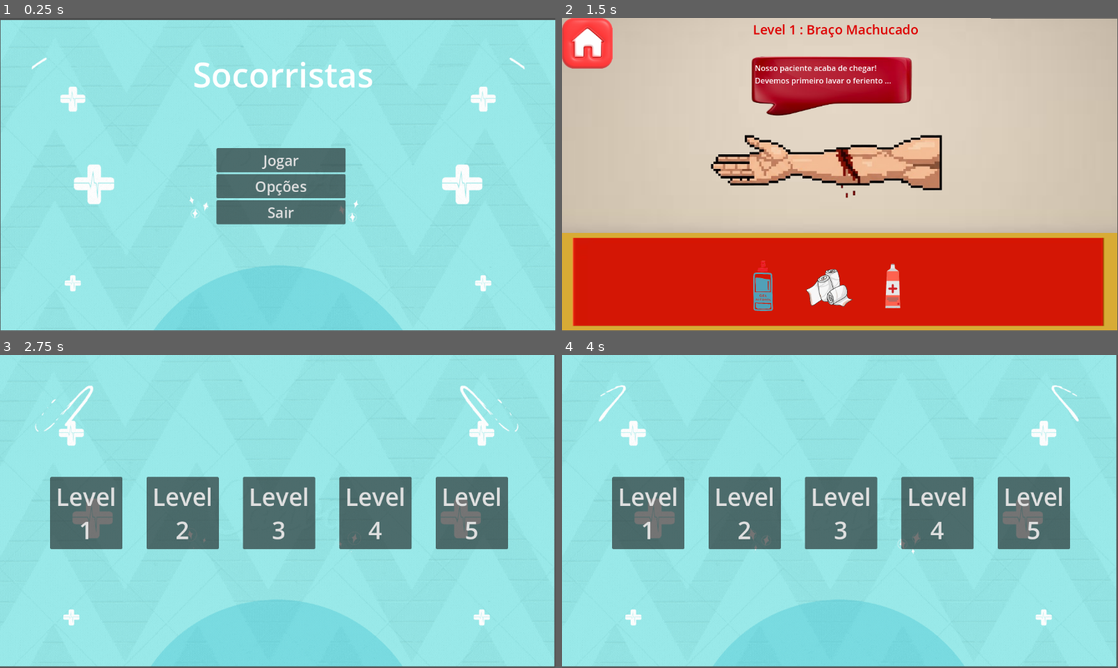
Above: before the commit, frames 1-4 (two rows, left to right).
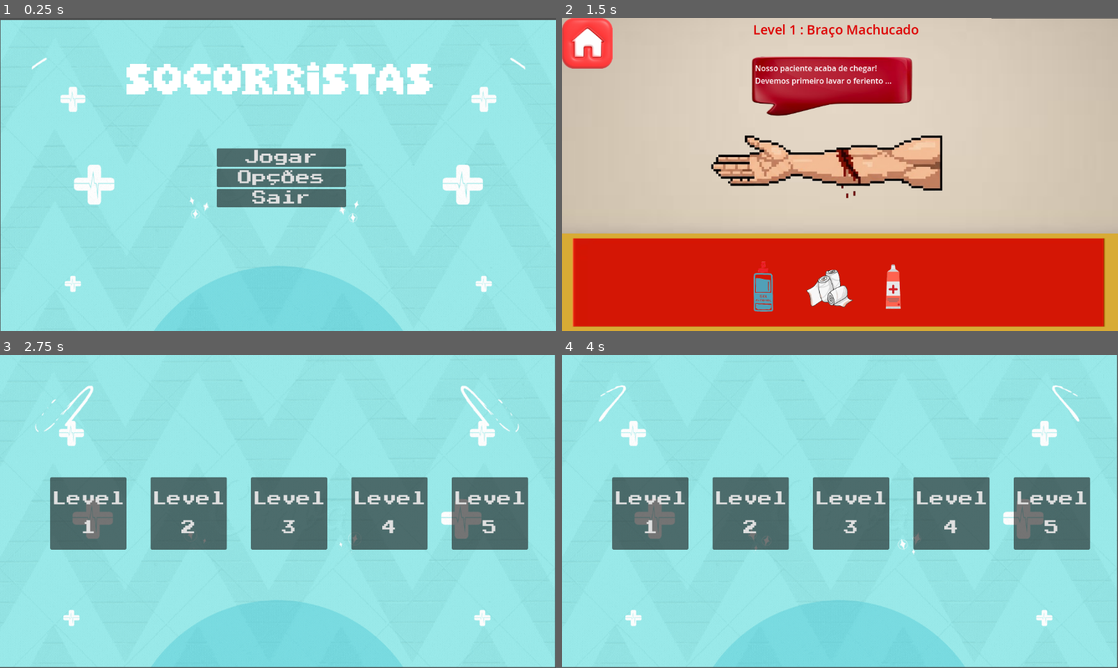
Above: after the commit, the same moments.

Repository: Igorgx/socorristas_jogo
Game: Godot game, scene res://main_menu.tscn
Two runs of this game, one before a commit and one after it. Both use one fixed random seed, a clock stepped at 60 frames per second and the inputs below.
Inputs (mouse positions are in pixels of both pictures, inside the frame that each line leads up to):
- Up to frame 1 (0.25 s): no input
- Up to frame 2 (1.5 s): click "Jogar" at 0.5 s; click "Level 1" at 1.25 s
- Up to frame 3 (2.75 s): click (27, 380) at 2 s
- Up to frame 4 (4 s): click "Level 2" at 2.75 s; click (589, 383) at 3.5 s
In our replay, the window is 799x449 before the commit and 800x450 after it. These sizes can differ from the game's own. Grey fills any space a smaller window leaves; there, only what the larger window draws over its background counts as a difference.

The runs differ from the first frame. In frame 1, 6.8% of the frame differs, in the area x 0-100%, y 0-100%; in frame 2, 3.5%; in frame 3, 7.5%; in frame 4, 7.4%.

Commit message:
fullscreen + fontes estilizadas + botao de sair

Diff:
--- a/socorrista/level_select.tscn
+++ b/socorrista/level_select.tscn
@@ -36,6 +36,7 @@
 [ext_resource type="Texture2D" uid="uid://dmoxy05lwwknp" path="res://sprites socorristas/background/frame_32_delay-0.03s.png" id="34_0bnwo"]
 [ext_resource type="Texture2D" uid="uid://b8q7iwoauqafp" path="res://sprites socorristas/background/frame_33_delay-0.07s.png" id="35_oh0bb"]
 [ext_resource type="Texture2D" uid="uid://dh5qroy4peaw7" path="res://sprites socorristas/background/frame_34_delay-5.46s.png" id="36_k47or"]
+[ext_resource type="FontFile" uid="uid://dj1ej1cdnqskv" path="res://sprites socorristas/fontes/PressStart2P-Regular.ttf" id="37_mlvvq"]
 
 [sub_resource type="SpriteFrames" id="SpriteFrames_gslmc"]
 animations = [{
@@ -170,36 +171,46 @@
 [node name="Level1" type="Button" parent="HBoxContainer"]
 custom_minimum_size = Vector2(150, 150)
 layout_mode = 2
-theme_override_font_sizes/font_size = 50
-text = "Level
+theme_override_fonts/font = ExtResource("37_mlvvq")
+theme_override_font_sizes/font_size = 30
+text = "Level
+
 1"
 
 [node name="level2" type="Button" parent="HBoxContainer"]
 custom_minimum_size = Vector2(150, 150)
 layout_mode = 2
-theme_override_font_sizes/font_size = 50
-text = "Level
+theme_override_fonts/font = ExtResource("37_mlvvq")
+theme_override_font_sizes/font_size = 30
+text = "Level
+
 2"
 
 [node name="level3" type="Button" parent="HBoxContainer"]
 custom_minimum_size = Vector2(150, 150)
 layout_mode = 2
-theme_override_font_sizes/font_size = 50
-text = "Level
+theme_override_fonts/font = ExtResource("37_mlvvq")
+theme_override_font_sizes/font_size = 30
+text = "Level
+
 3"
 
 [node name="level4" type="Button" parent="HBoxContainer"]
 custom_minimum_size = Vector2(150, 150)
 layout_mode = 2
-theme_override_font_sizes/font_size = 50
-text = "Level
+theme_override_fonts/font = ExtResource("37_mlvvq")
+theme_override_font_sizes/font_size = 30
+text = "Level
+
 4"
 
 [node name="level5" type="Button" parent="HBoxContainer"]
 custom_minimum_size = Vector2(150, 150)
 layout_mode = 2
-theme_override_font_sizes/font_size = 50
-text = "Level
+theme_override_fonts/font = ExtResource("37_mlvvq")
+theme_override_font_sizes/font_size = 30
+text = "Level
+
 5"
 
 [connection signal="pressed" from="HBoxContainer/Level1" to="." method="_on_level_1_pressed"]
--- a/socorrista/main_menu.gd
+++ b/socorrista/main_menu.gd
@@ -10,4 +10,4 @@
 
 
 func _on_sair_pressed() -> void:
-	pass # Replace with function body.
+	get_tree().quit()
--- a/socorrista/main_menu.tscn
+++ b/socorrista/main_menu.tscn
@@ -36,6 +36,8 @@
 [ext_resource type="Texture2D" uid="uid://dmoxy05lwwknp" path="res://sprites socorristas/background/frame_32_delay-0.03s.png" id="34_cs3jf"]
 [ext_resource type="Texture2D" uid="uid://b8q7iwoauqafp" path="res://sprites socorristas/background/frame_33_delay-0.07s.png" id="35_g7l3v"]
 [ext_resource type="Texture2D" uid="uid://dh5qroy4peaw7" path="res://sprites socorristas/background/frame_34_delay-5.46s.png" id="36_1gaup"]
+[ext_resource type="FontFile" uid="uid://bsihjv8y4fucx" path="res://sprites socorristas/fontes/SuperPixel-m2L8j.ttf" id="37_ix6bv"]
+[ext_resource type="FontFile" uid="uid://dj1ej1cdnqskv" path="res://sprites socorristas/fontes/PressStart2P-Regular.ttf" id="38_2kjvi"]
 
 [sub_resource type="SpriteFrames" id="SpriteFrames_kduks"]
 animations = [{
@@ -161,10 +163,11 @@
 frame_progress = 0.36213276
 
 [node name="Label" type="Label" parent="."]
-offset_left = 400.0
-offset_top = 69.0
-offset_right = 775.0
-offset_bottom = 165.0
+offset_left = 258.0
+offset_top = 79.0
+offset_right = 898.0
+offset_bottom = 175.0
+theme_override_fonts/font = ExtResource("37_ix6bv")
 theme_override_font_sizes/font_size = 70
 text = "Socorristas"
 horizontal_alignment = 1
@@ -178,16 +181,19 @@
 
 [node name="Jogar" type="Button" parent="VBoxContainer"]
 layout_mode = 2
+theme_override_fonts/font = ExtResource("38_2kjvi")
 theme_override_font_sizes/font_size = 30
 text = "Jogar"
 
 [node name="Opcoes" type="Button" parent="VBoxContainer"]
 layout_mode = 2
+theme_override_fonts/font = ExtResource("38_2kjvi")
 theme_override_font_sizes/font_size = 30
 text = "Opções"
 
 [node name="sair" type="Button" parent="VBoxContainer"]
 layout_mode = 2
+theme_override_fonts/font = ExtResource("38_2kjvi")
 theme_override_font_sizes/font_size = 30
 text = "Sair"
 
--- a/socorrista/project.godot
+++ b/socorrista/project.godot
@@ -18,3 +18,8 @@
 [autoload]
 
 BackgroundMusic="*res://background_music.tscn"
+
+[display]
+
+window/size/mode=3
+window/stretch/mode="viewport"
Not shown: 1 places in socorrista/level_select.tscn that only renumber resources
Not shown: 1 places in socorrista/main_menu.tscn that only renumber resources
Not shown, added: socorrista/sprites socorristas/Next_level.png.import
Not shown, added: socorrista/sprites socorristas/circulo riscado.png.import
Not shown, added: socorrista/sprites socorristas/circulo.png.import
Binary file added: socorrista/sprites socorristas/fontes/PressStart2P-Regular.ttf
Not shown, added: socorrista/sprites socorristas/fontes/PressStart2P-Regular.ttf.import
Binary file added: socorrista/sprites socorristas/fontes/SuperPixel-m2L8j.ttf
Not shown, added: socorrista/sprites socorristas/fontes/SuperPixel-m2L8j.ttf.import
